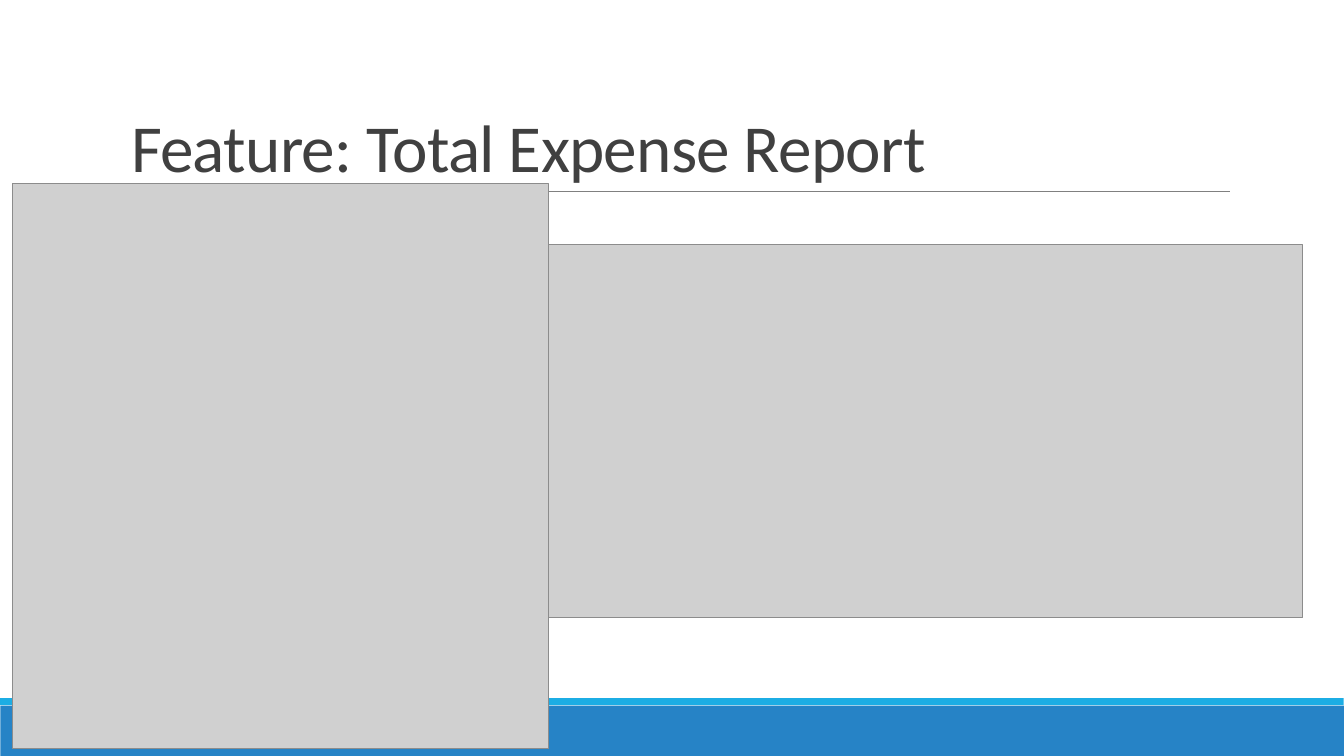
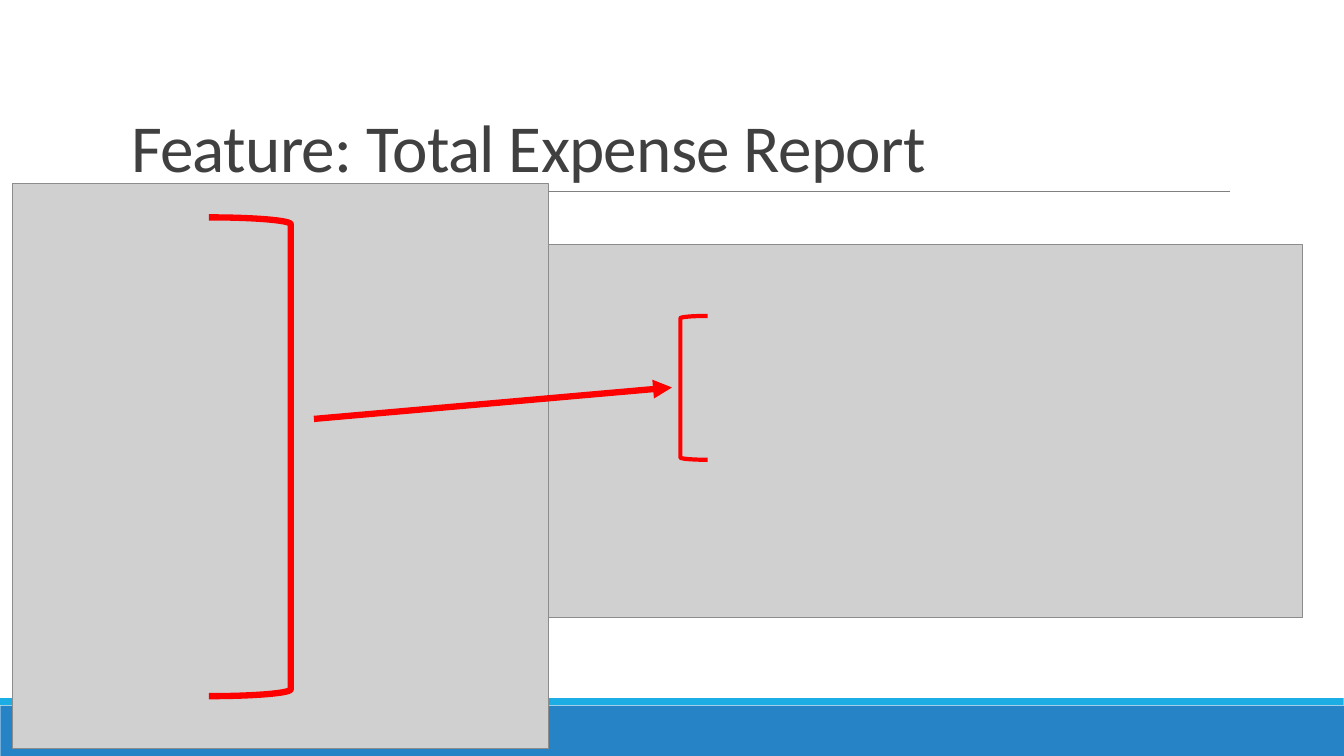
Before and after one commit to 210927-Reston-UiPath/Yu_T_Bradburn_K-P0, a slide deck: slide 5 of P0 presentation.pptx (slide 6 before the commit). Drawn at 1344x756 pixels with LibreOffice and Linux fonts; fonts in the diff are those of the drawing; grey boxes stand for pictures. Boxes give left, top, right and bottom in pixels: in the first picture for what was removed or moved away, otherwise in the second. Text is boxed around its words. In the diff, an @@ line names an element or a change of style, - is before the commit and + after.

```diff
--- a/P0 presentation.pptx
+++ b/P0 presentation.pptx
@@ right bracket added at [209, 218, 290, 697], outline #FF0000 4.5 pt @@
@@ left bracket added at [681, 316, 708, 460], outline #FF0000 3 pt @@
@@ arrow added from (314, 419) to (673, 387), #FF0000 4.5 pt @@
```
Also in this commit, not shown: 1 other slide changed, 1 slide added, 1 slide removed.
